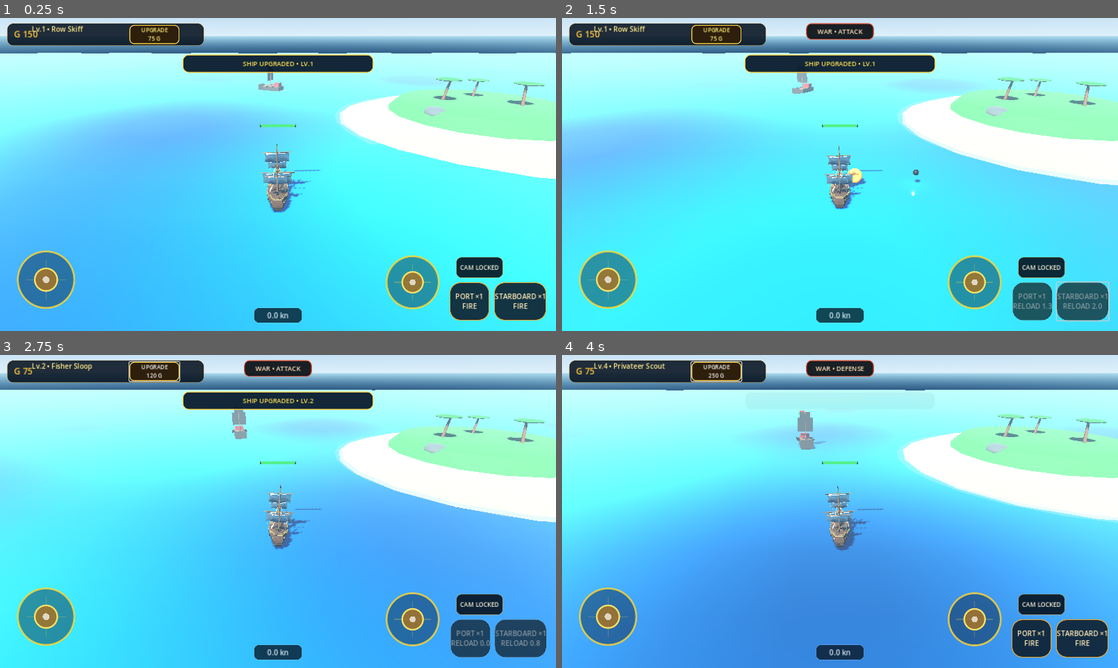
Above: before the commit, frames 1-4 (two rows, left to right).
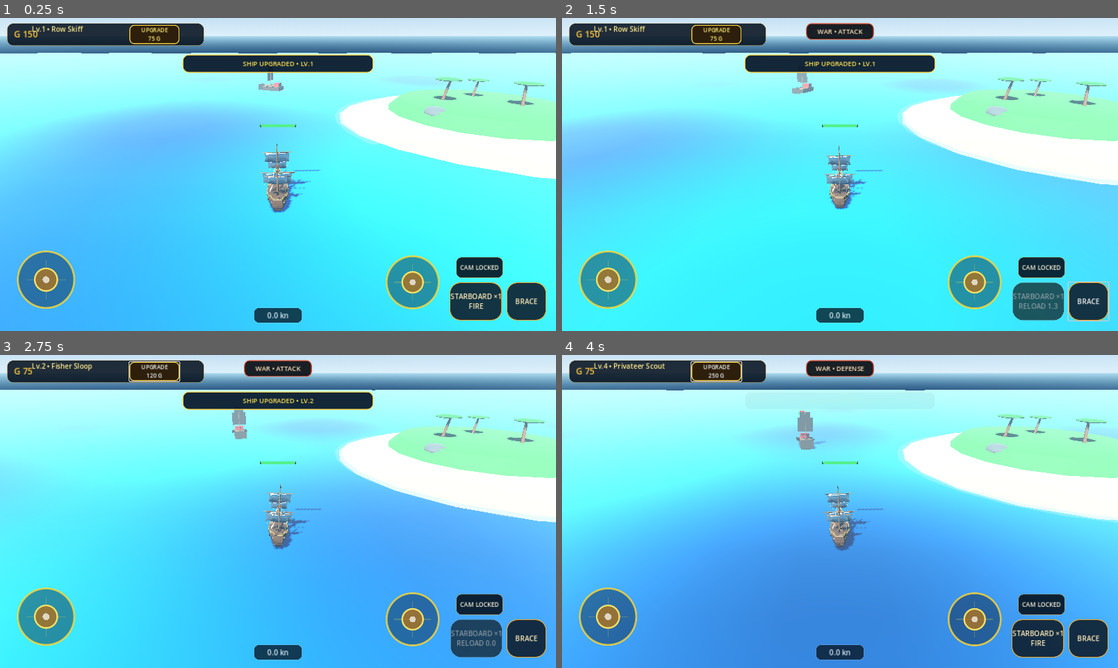
Above: after the commit, the same moments.

Repository: za99405com-ui/Pirate-Seasonline
Game: Godot game, scene res://scenes/world/world.tscn
The game is run twice, just before and just after one commit, with the same random seed, the same clock (stepped at 60 frames per second) and the same inputs.
Inputs:
- Up to frame 1 (0.25 s): no input
- Up to frame 2 (1.5 s): click "PORT ×1 FIRE" (after the commit: "STARBOARD ×1 FIRE") at 0.5 s; click "STARBOARD ×1 FIRE" (after the commit: "BRACE") at 1.25 s
- Up to frame 3 (2.75 s): click "UPGRADE 75 G" at 2 s
- Up to frame 4 (4 s): click "UPGRADE 120 G" at 2.75 s; click "UPGRADE 180 G" at 3.5 s

The runs differ from the first frame. In frame 1, 0.7% of the frame differs, in the area x 81-99%, y 84-97%; in frame 2, 1.4%, in the area x 51-99%, y 48-97%; in frame 3, 1.3%; in frame 4, 0.7%.

Commit message:
combat: use single broadside fire and brace controls

Diff:
--- a/godot_game/scripts/ui/hud.gd
+++ b/godot_game/scripts/ui/hud.gd
@@ -46,9 +46,10 @@
 	_on_ship_level_changed(GameManager.current_ship_level, current_info.title)
 
 	if fire_left_btn:
-		fire_left_btn.pressed.connect(_on_fire_left_pressed)
+		fire_left_btn.pressed.connect(_on_fire_pressed)
 	if fire_right_btn:
-		fire_right_btn.pressed.connect(_on_fire_right_pressed)
+		fire_right_btn.button_down.connect(_on_brace_down)
+		fire_right_btn.button_up.connect(_on_brace_up)
 	if upgrade_btn:
 		upgrade_btn.pressed.connect(_on_upgrade_pressed)
 
@@ -209,24 +210,35 @@
 	if player_ship.has_method("get_cannons_per_side"):
 		cannon_count = int(player_ship.call("get_cannons_per_side"))
 
-	_update_fire_button(fire_left_btn, true, cannon_count)
-	_update_fire_button(fire_right_btn, false, cannon_count)
+	_update_fire_button(cannon_count)
+	_update_brace_button()
 	_update_combat_hud()
 	_update_upgrade_button()
 
-func _update_fire_button(button: Button, is_port: bool, cannon_count: int) -> void:
-	if not button:
-		return
-
-	var cooldown: float = player_ship.port_cooldown if is_port else player_ship.starboard_cooldown
-	var side_name: String = "PORT" if is_port else "STARBOARD"
+func _update_fire_button(cannon_count: int) -> void:
+	if not fire_left_btn:
+		return
+
+	var side: int = 1
+	if player_ship.has_method("get_active_broadside_side"):
+		side = int(player_ship.call("get_active_broadside_side"))
+
+	var cooldown: float = player_ship.port_cooldown if side < 0 else player_ship.starboard_cooldown
+	var side_name: String = "PORT" if side < 0 else "STARBOARD"
 
 	if cooldown > 0.0:
-		button.disabled = true
-		button.text = "%s ×%d\nRELOAD %.1f" % [side_name, cannon_count, cooldown]
+		fire_left_btn.disabled = true
+		fire_left_btn.text = "%s ×%d\nRELOAD %.1f" % [side_name, cannon_count, cooldown]
 	else:
-		button.disabled = false
-		button.text = "%s ×%d\nFIRE" % [side_name, cannon_count]
+		fire_left_btn.disabled = false
+		fire_left_btn.text = "%s ×%d\nFIRE" % [side_name, cannon_count]
+
+func _update_brace_button() -> void:
+	if not fire_right_btn:
+		return
+	var bracing_value: Variant = player_ship.get("is_bracing")
+	var bracing: bool = bool(bracing_value) if bracing_value is bool else false
+	fire_right_btn.text = "BRACING" if bracing else "BRACE"
 
 func _update_combat_hud() -> void:
 	if not world_controller:
@@ -297,13 +309,18 @@
 	tw.tween_interval(1.4)
 	tw.tween_property(notification_banner, "modulate:a", 0.0, 0.35)
 
-func _on_fire_left_pressed() -> void:
+func _on_fire_pressed() -> void:
 	if player_ship and is_instance_valid(player_ship):
-		player_ship.fire_left()
-
-func _on_fire_right_pressed() -> void:
-	if player_ship and is_instance_valid(player_ship):
-		player_ship.fire_right()
+		if player_ship.has_method("fire_active_broadside"):
+			player_ship.call("fire_active_broadside")
+
+func _on_brace_down() -> void:
+	if player_ship and is_instance_valid(player_ship) and player_ship.has_method("set_bracing"):
+		player_ship.call("set_bracing", true)
+
+func _on_brace_up() -> void:
+	if player_ship and is_instance_valid(player_ship) and player_ship.has_method("set_bracing"):
+		player_ship.call("set_bracing", false)
 
 func _on_target_pressed() -> void:
 	if world_controller and world_controller.has_method("toggle_ship_camera_lock"):
